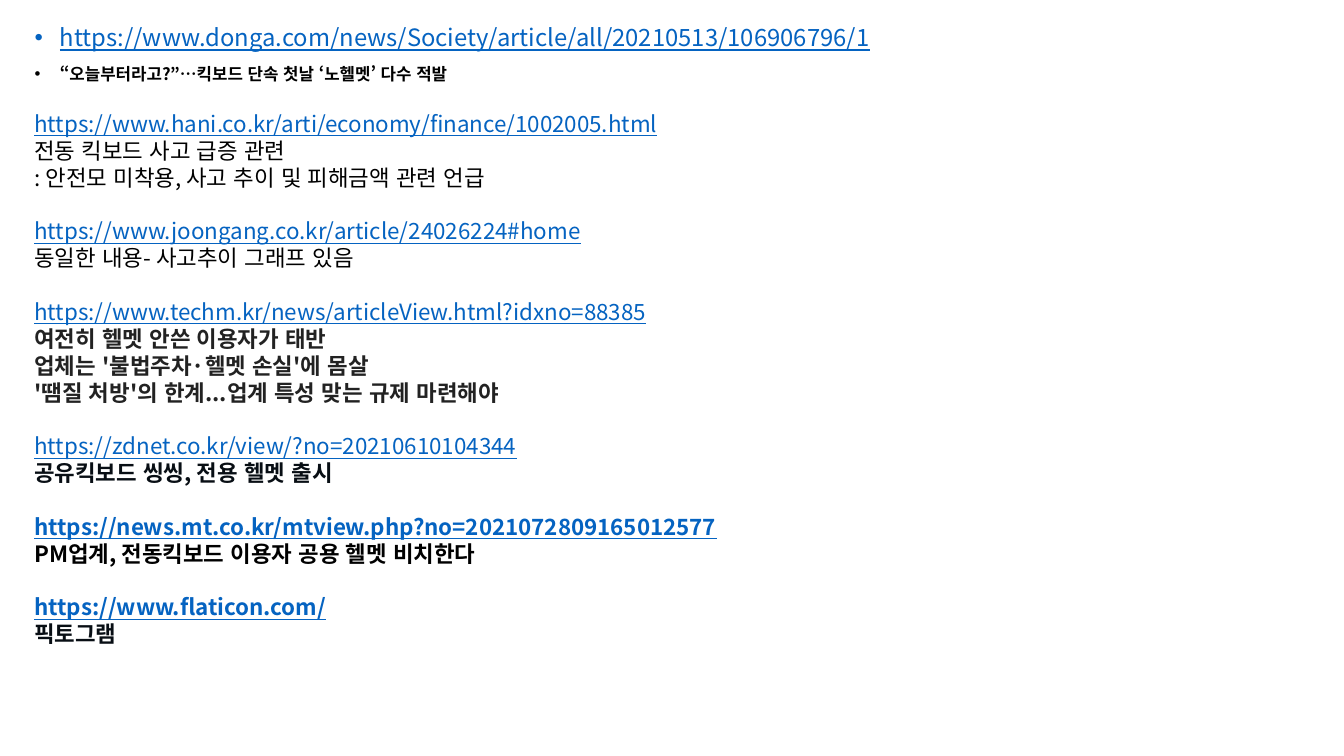
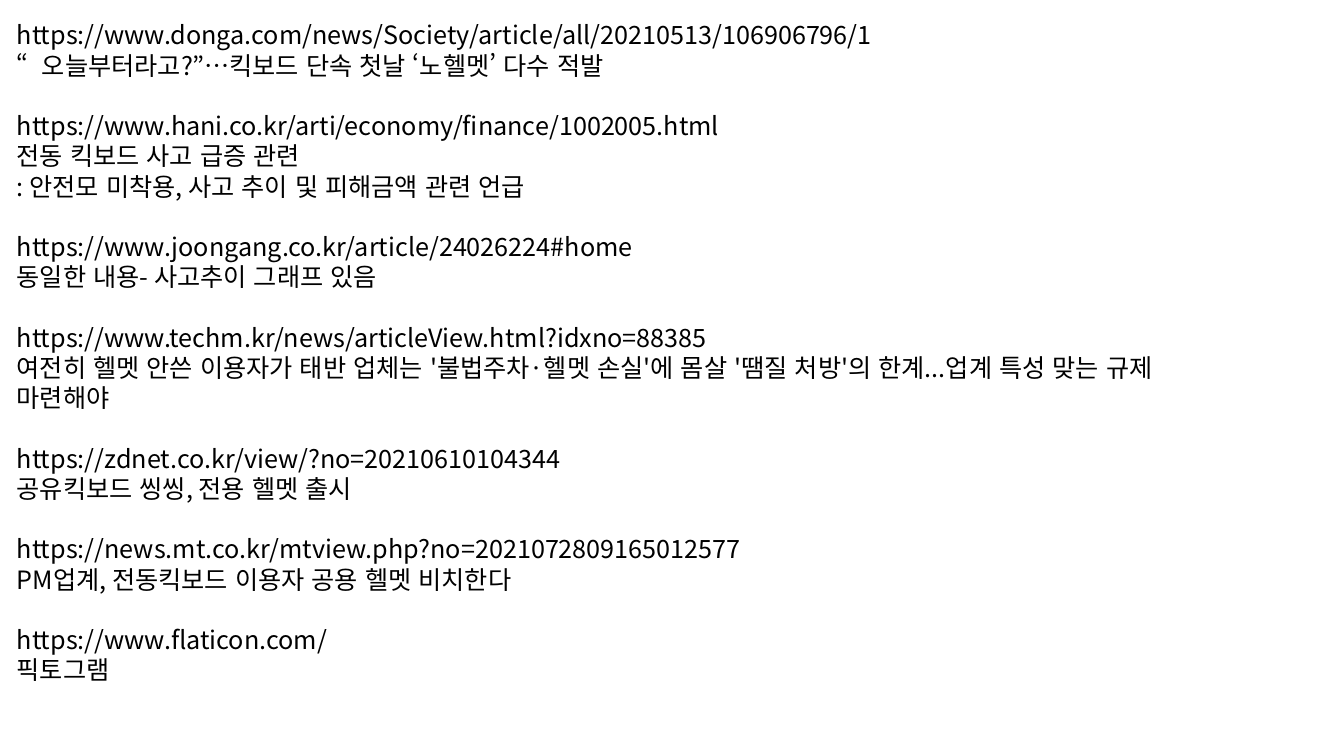
Before and after one commit to bumiilove/2021_embedded_system_201720941_, a slide deck: slide 4 of 최종설계프로젝트/발표자료 셋업/server matrix control.pptx. Drawn at 1344x756 pixels with LibreOffice and Linux fonts; fonts in the diff are those of the drawing. Boxes give left, top, right and bottom in pixels: in the first picture for what was removed or moved away, otherwise in the second. Text is boxed around its words. In the diff, an @@ line names an element or a change of style, - is before the commit and + after.

Commit message:
Add files via upload
12/5

```diff
--- a/최종설계프로젝트/발표자료 셋업/server matrix control.pptx
+++ b/최종설계프로젝트/발표자료 셋업/server matrix control.pptx
@@ text "https://www.donga.com/news/Society/article/all/20210513/1069 ...": place and size @@
-text "https://www.donga.com/news/Society/article/all/20210513/1069 ..." at [34,114,716,644]
+text "https://www.donga.com/news/Society/article/all/20210513/1069 ..." at [17,24,1152,681]
@@ text at [17,24,872,77]: paragraphs added @@
+https://www.donga.com/news/Society/article/all/20210513/106906796/1
+“오늘부터라고?”…킥보드 단속 첫날 ‘노헬멧’ 다수 적발
@@ text removed at [60,27,870,82] @@
-• https://www.donga.com/news/Society/article/all/20210513/106906796/1
-• “오늘부터라고?”…킥보드 단속 첫날 ‘노헬멧’ 다수 적발
@@ text at [17,114,1152,681]: size 16 to 18 pt in "https://www.hani.co.kr/arti/economy/finance/1002005.html", "전동 킥보드 사고 급증 관련", ": 안전모 미착용, 사고 추이 및 피해금액 ...", "https://www.joongang.co.kr/article/24026224#home" and 9 more places; text colour #0563C1 to #000000, underline off in "https://www.hani.co.kr/arti/economy/finance/1002005.html", "https://www.joongang.co.kr/article/24026224#home", "https://www.techm.kr/news/articleView.html?idxno=88385", "https://zdnet.co.kr/view/?no=20210610104344" and 2 more places; text colour #222222 to #000000 in "여전히 헬멧 안쓴 이용자가 태반 업체는 '불법주차·헬멧 ..."; bold off in "여전히 헬멧 안쓴 이용자가 태반 업체는 '불법주차·헬멧 ...", "공유킥보드 씽씽, 전용 헬멧 출시", "https://news.mt.co.kr/mtview.php?no=2021072809165012577", "PM업계, 전동킥보드 이용자 공용 헬멧 비치한다" and 2 more places; text colour #080E14 to #000000 in "공유킥보드 씽씽, 전용 헬멧 출시", "픽토그램" @@
```
Also in this commit, not shown: 2 other slides changed.
